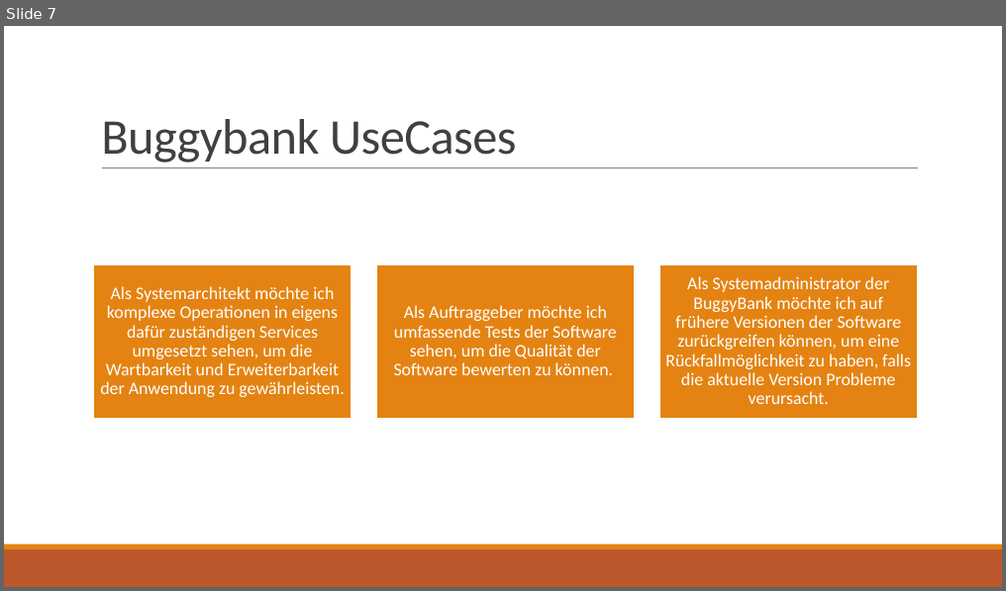
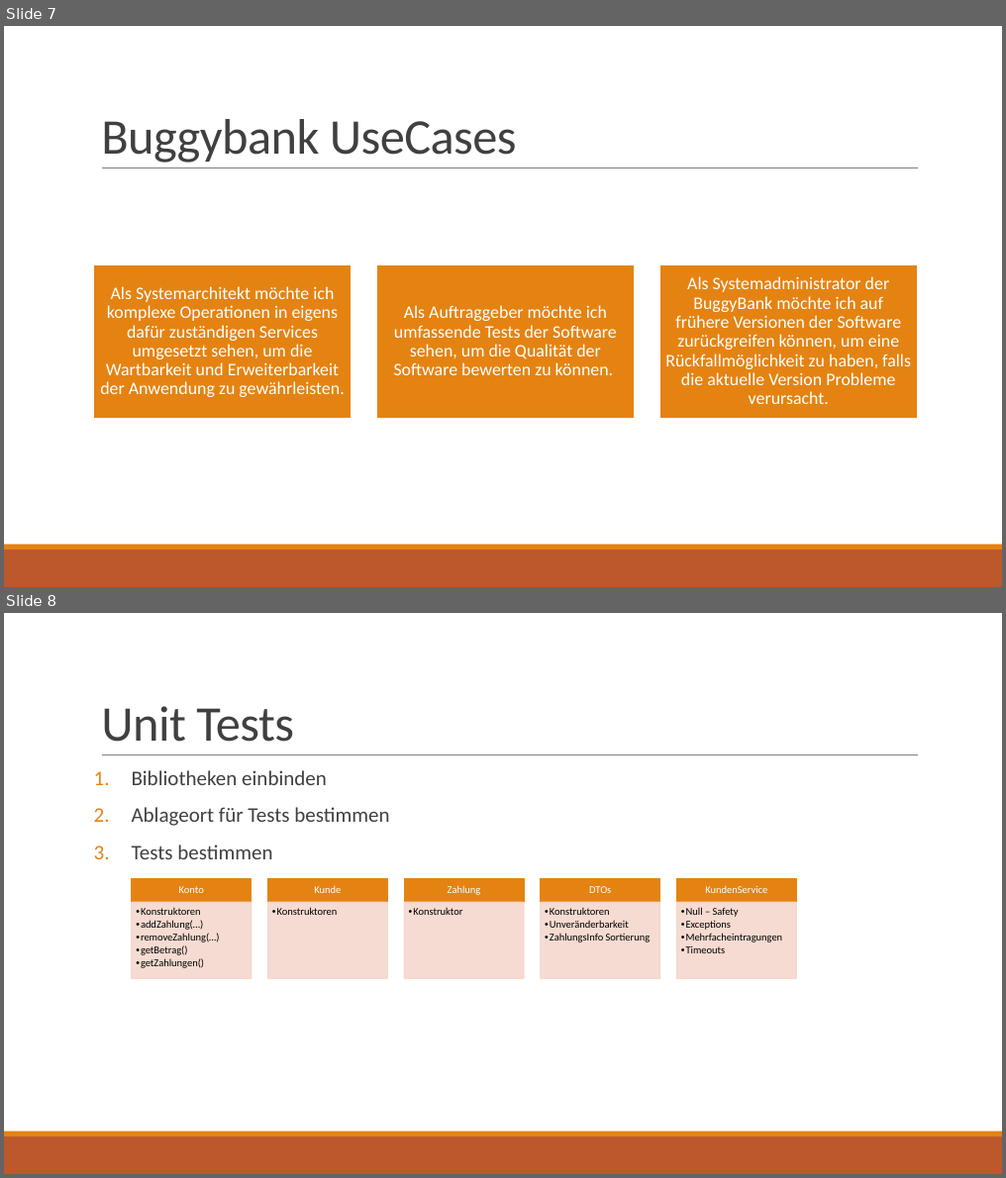
Before and after one commit to SpiritTesting/buggybank, a slide deck: Aufgaben.pptx. Shown one above the other, each under a label of ours: slide 7 before the commit, slides 7 and 8 after it. The pictures are 1006x591 and 1006x1178 pixels, drawn with LibreOffice and Linux fonts; fonts in the diff are those of the drawing; background and template pictures are left out. Boxes give left, top, right and bottom in pixels: in the first picture for what was removed or moved away, otherwise in the second. Text is boxed around its words. In the diff, an @@ line names an element or a change of style, - is before the commit and + after.

```diff
--- a/Aufgaben.pptx
+++ b/Aufgaben.pptx
@@ slide 8 added at <box>4,613,1002,1174</box>, background #FFFFFF; not listed: 3 template elements that a slide beside it also shows @@
@@ title added at <box>101,706,294,742</box>, 48 pt, text #404040 @@
+Unit Tests
@@ text added at <box>132,770,389,860</box>, 20 pt, text #404040 @@
+1. Bibliotheken einbinden
+2. Ablageort für Tests bestimmen
+3. Tests bestimmen
@@ group added at <box>132,878,797,979</box>: 10 rectangles, 10 texts @@
+Konto
+  • Konstruktoren
+  • addZahlung(…)
+  • removeZahlung(…)
+  • getBetrag()
+  • getZahlungen()
+Kunde
+  • Konstruktoren
+Zahlung
+  • Konstruktor
+DTOs
+  • Konstruktoren
+  • Unveränderbarkeit
+  • ZahlungsInfo Sortierung
+KundenService
+  • Null – Safety
+  • Exceptions
+  • Mehrfacheintragungen
+  • Timeouts
```
Also in this commit, not shown: 1 other slide added, 10 other files.
